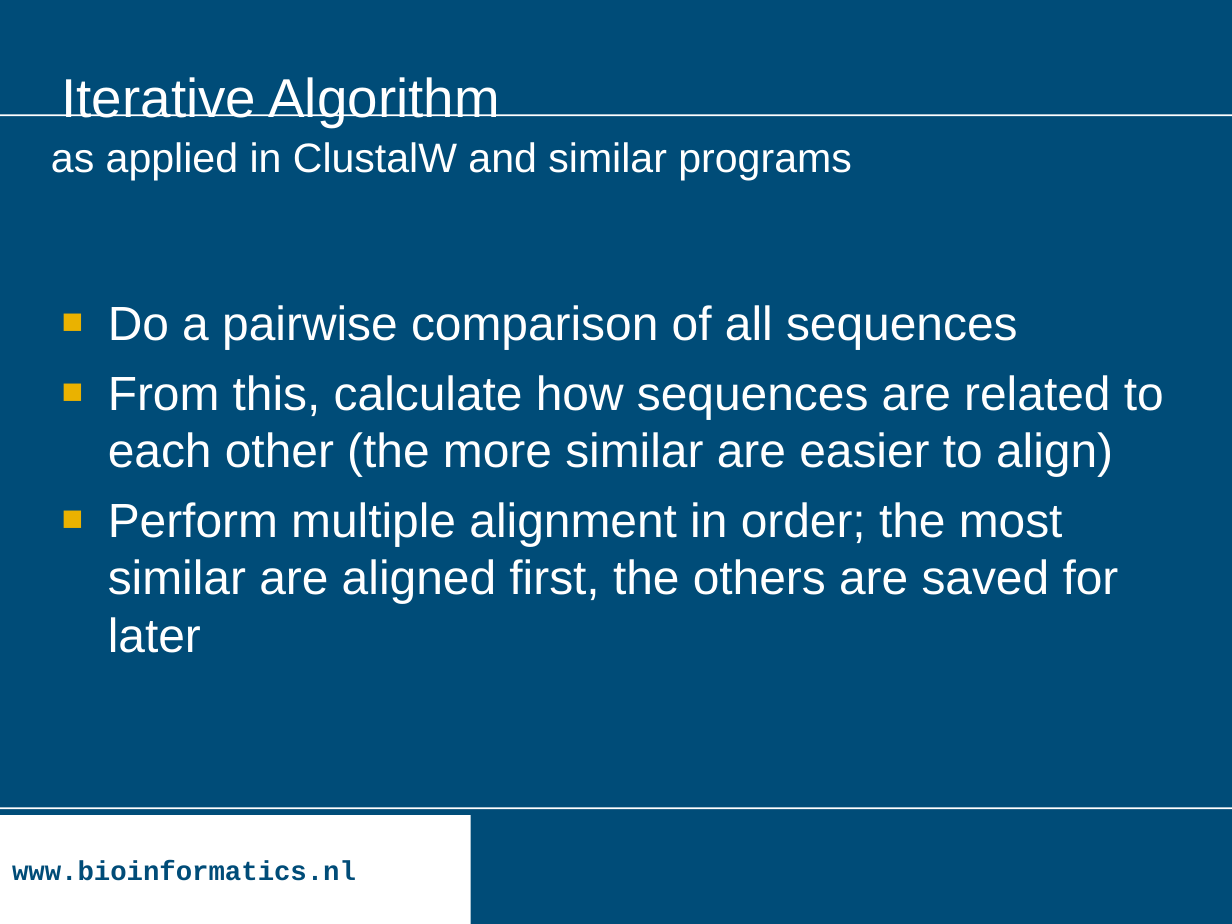
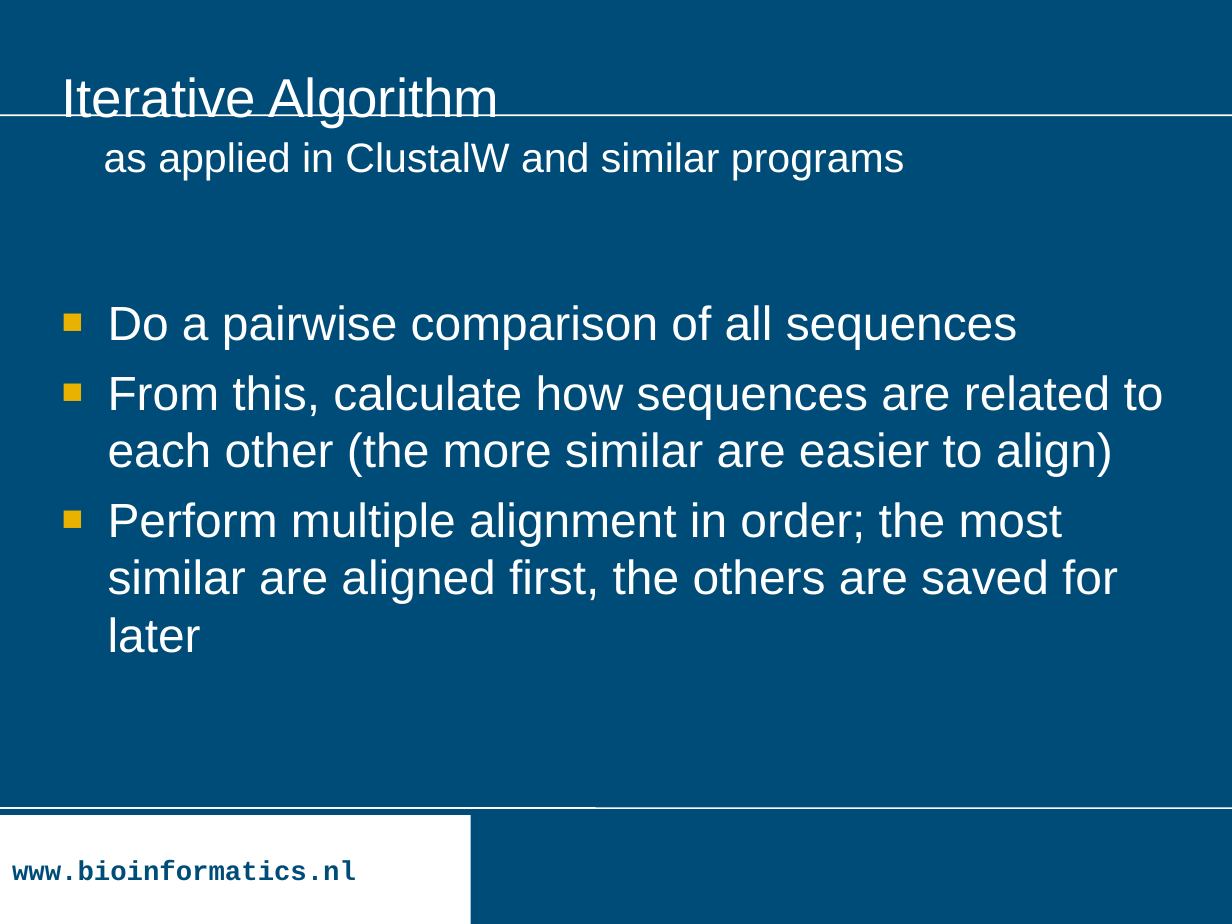
Before and after one commit to BioinformaticsTraining/Introduction-to-Bioinformatics, a slide deck: slide 8 of Presentations/General_Introduction_Course/Jack_Leunissen/Historic/Multiple_Alignment/2013.03.01_multalign.ppt. Drawn at 1232x924 pixels with LibreOffice and Linux fonts; fonts in the diff are those of the drawing; background and template pictures are left out. Boxes give left, top, right and bottom in pixels: in the first picture for what was removed or moved away, otherwise in the second. Text is boxed around its words. In the diff, an @@ line names an element or a change of style, - is before the commit and + after.

```diff
--- a/Presentations/General_Introduction_Course/Jack_Leunissen/Historic/Multiple_Alignment/2013.03.01_multalign.ppt
+++ b/Presentations/General_Introduction_Course/Jack_Leunissen/Historic/Multiple_Alignment/2013.03.01_multalign.ppt
@@ text "as applied in ClustalW and ...": place and size @@
-text "as applied in ClustalW and ..." at <box>51,142,851,181</box>
+text "as applied in ClustalW and ..." at <box>104,142,904,181</box>
@@ text "Do a pairwise comparison of ..." at <box>108,305,1164,653</box>: indent changed @@
```
Also in this commit, not shown: 27 other slides changed, 1 other file.
